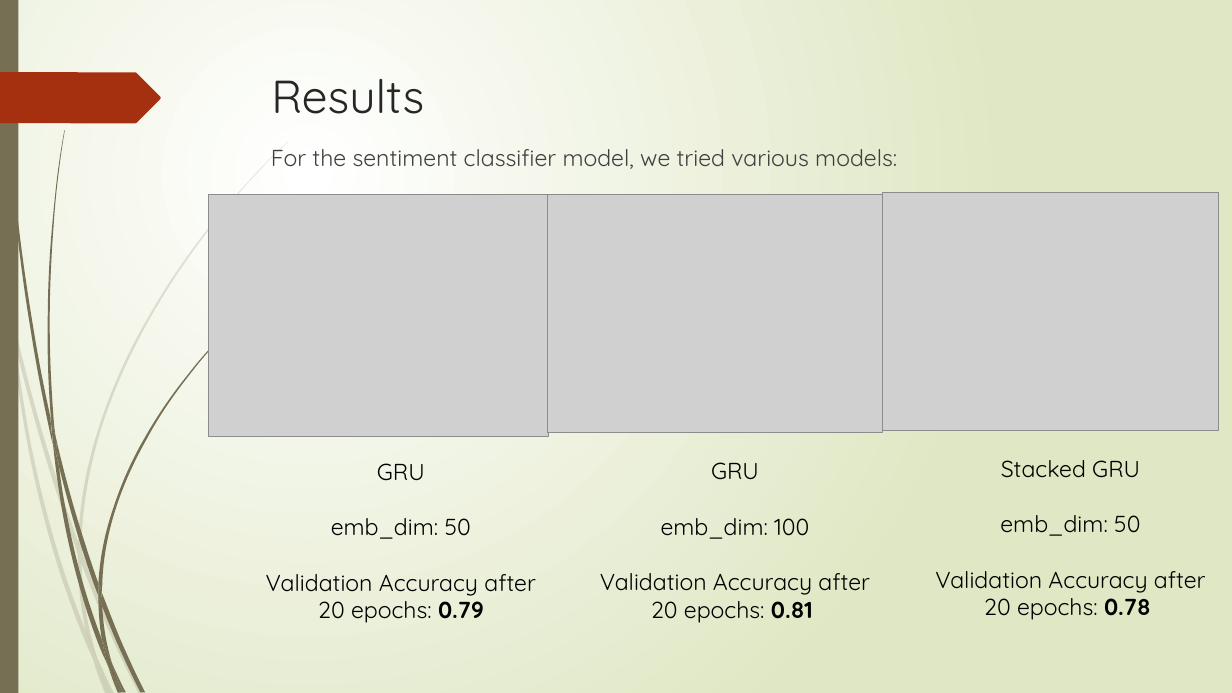
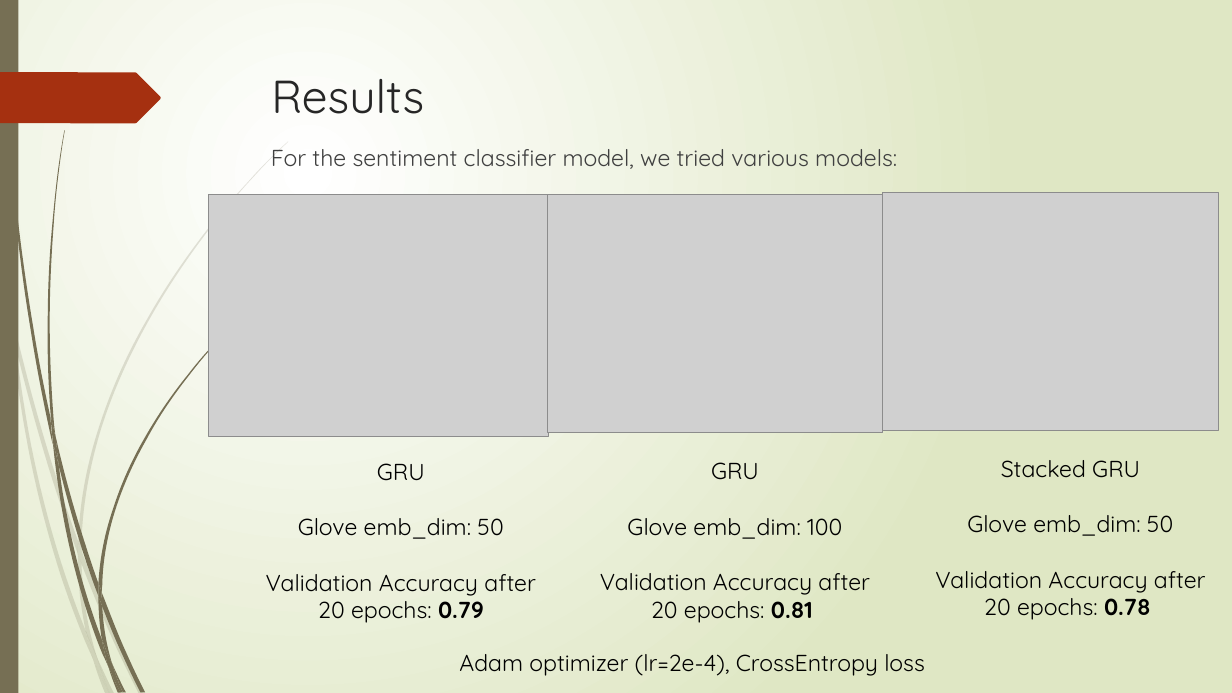
Before and after one commit to shobhitv-builds/nlp-proj, a slide deck: slide 10 of reports/NLP Stock Prediction.pptx. Drawn at 1232x693 pixels with LibreOffice and Linux fonts; fonts in the diff are those of the drawing; grey boxes stand for pictures. Boxes give left, top, right and bottom in pixels: in the first picture for what was removed or moved away, otherwise in the second. Text is boxed around its words. In the diff, an @@ line names an element or a change of style, - is before the commit and + after.

```diff
--- a/reports/NLP Stock Prediction.pptx
+++ b/reports/NLP Stock Prediction.pptx
@@ text at bbox=[298, 518, 503, 539]: text changed @@
-emb_dim: 50
+Glove emb_dim: 50
@@ text at bbox=[627, 518, 842, 539]: text changed @@
-emb_dim: 100
+Glove emb_dim: 100
@@ text at bbox=[967, 515, 1173, 536]: text changed @@
-emb_dim: 50
+Glove emb_dim: 50
@@ text added at bbox=[459, 654, 924, 676], 18 pt, text #000000 @@
+Adam optimizer (lr=2e-4), CrossEntropy loss
```
Also in this commit, not shown: 6 other slides changed, 4 slides added.
